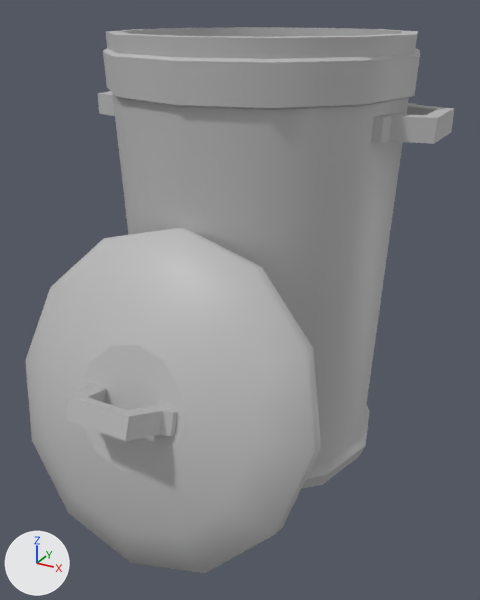
What one commit did to the FBX model Source/Art/Industrial/StreetTrashSmall03.fbx.
One viewpoint serves both versions: a 50 mm lens placed at (1.47, -2.89, 2.21), pointed at (-0.05, -0.13, 0.83). Lighting does not change. The marker at lower left points along +X, +Y and +Z. Where no turn or scale is listed for an object, it has been applied to the vertices.

The scene before the commit, as lines of its bpy script (objects in view):
```python
me_mesh = bpy.data.meshes.new('Mesh')
me_mesh.from_pydata(...)  # 268 vertices, 276 faces; spans x -0.86..0.86, y -1.33..0.72, z -0.02..2.11
me_mesh.materials.append(mat_lambert1)  # grey #bcbcbc
ob_trashtop = bpy.data.objects.new('trashtop', me_mesh)
ob_trashtop.location = (0.0, 0.0, 0.0)
```
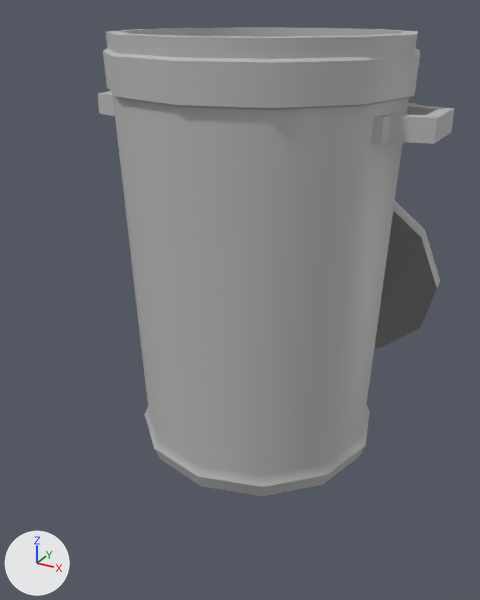
What differs and where, as boxes [x1, y1, x2, y2] in the pictures (480 x 600 px; the box of a moved part takes in the faces that stretch with it):
'trashtop', reshaped (17% narrower, 14% shorter)
    before: [25, 27, 454, 573]
    after: [98, 27, 454, 496]
part 1 of me_mesh, moved or reshaped
    before: [25, 228, 321, 573]
    after: [375, 201, 440, 348]
part 2 of me_mesh, moved or reshaped (not visible afterwards)
    before: [66, 383, 178, 441]

What the commit changed:
me_mesh has 268 vertices, 276 faces and spans x -0.86..0.86, y -1.33..0.72, z -0.02..2.11.
me_mesh is used by ob_trashtop; location (0.0, 0.0, 0.0).
me_mesh part 1: the loose piece of 50 vertices spanning x -0.73..0.73, y -1.24..-0.66, z -0.02..1.39 is turned -141.1 degrees about the x axis through its middle, then moved by (0.0, 1.91, 0.01).
me_mesh part 2: the loose piece of 24 vertices spanning x -0.23..0.23, y -1.33..-1.09, z 0.7..0.86 is turned -141.1 degrees about the x axis through its middle, then moved by (0.0, 2.43, 0.0).
